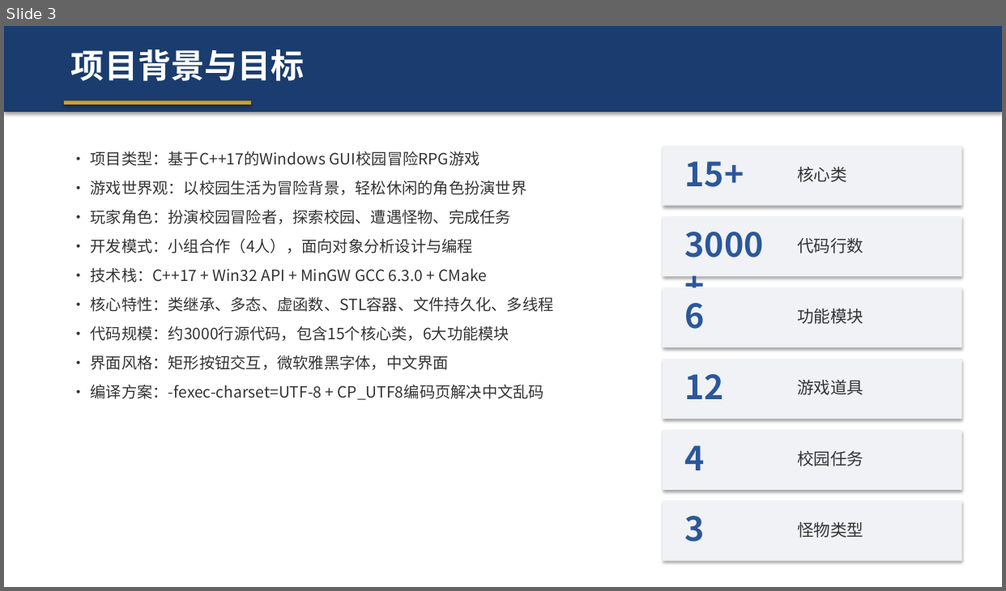
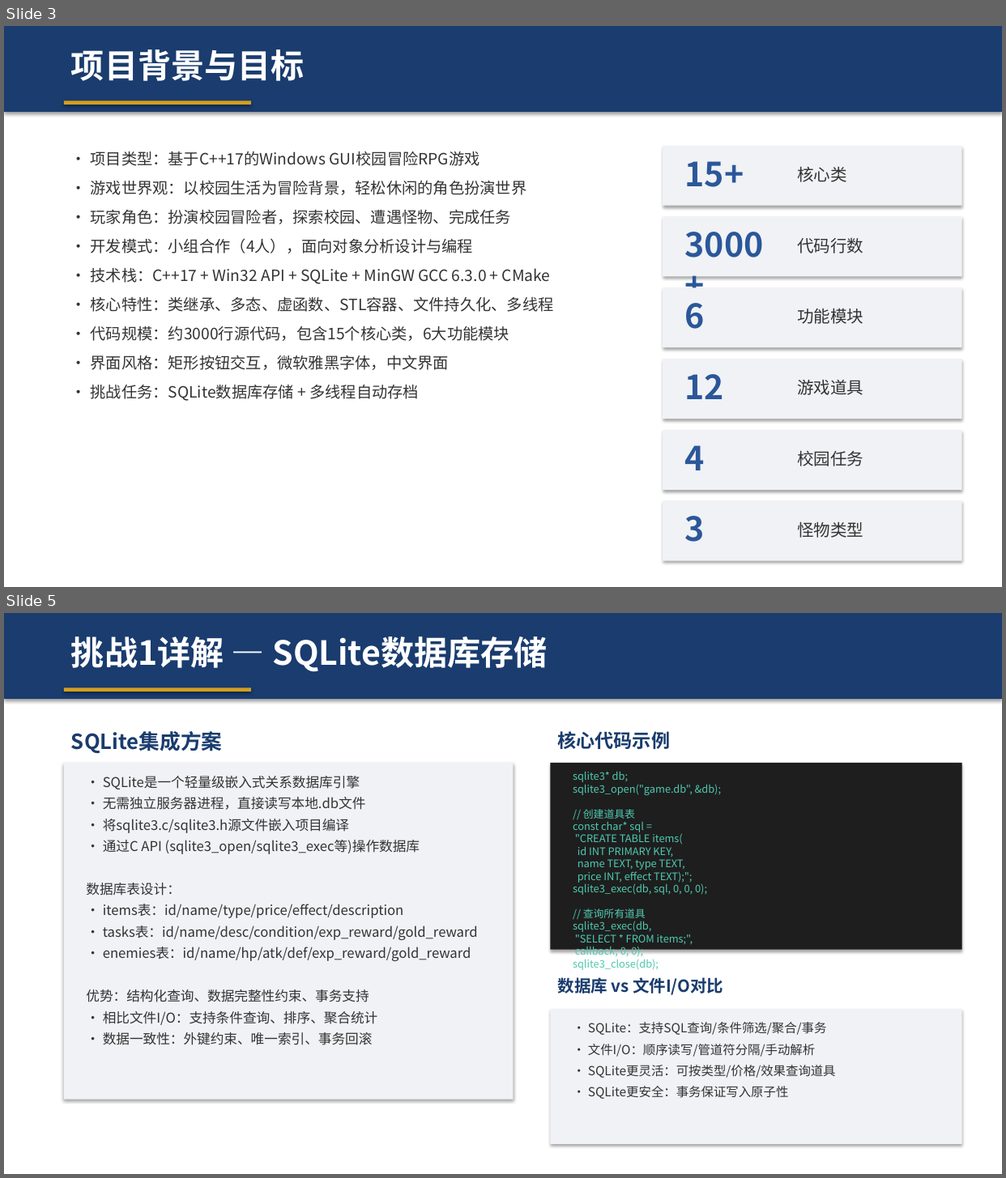
Before and after one commit to wechi123/-, a slide deck: build/校园RPG冒险游戏_汇报.pptx. Shown one above the other, each under a label of ours: slide 3 before the commit, slides 3 and 5 after it; the slides between them are not shown. The pictures are 1006x591 and 1006x1178 pixels, drawn with LibreOffice and Linux fonts; fonts in the diff are those of the drawing. Boxes give left, top, right and bottom in pixels: in the first picture for what was removed or moved away, otherwise in the second. Text is boxed around its words. In the diff, an @@ line names an element or a change of style, - is before the commit and + after.

```diff
--- a/build/校园RPG冒险游戏_汇报.pptx
+++ b/build/校园RPG冒险游戏_汇报.pptx
@@ slide 5 added at [4,613,1002,1174], background #FFFFFF @@
@@ rectangle added at [4,613,1002,699], fill #1A3C6E @@
@@ text added at [71,636,548,672], 32 pt, text #FFFFFF, bold @@
+挑战1详解 — SQLite数据库存储
@@ rectangle added at [64,688,251,692], fill #D4A01F @@
@@ text added at [71,731,223,753], 20 pt, text #1A3C6E, bold @@
+SQLite集成方案
@@ text added at [558,731,671,749], 18 pt, text #1A3C6E, bold @@
+核心代码示例
@@ rectangle added at [64,763,513,1100], fill #F0F2F5 @@
@@ text added at [86,776,478,1046], 13 pt, text #333333 @@
+• SQLite是一个轻量级嵌入式关系数据库引擎
+• 无需独立服务器进程，直接读写本地.db文件
+• 将sqlite3.c/sqlite3.h源文件嵌入项目编译
+• 通过C API (sqlite3_open/sqlite3_exec等)操作数据库
+数据库表设计：
+• items表：id/name/type/price/effect/description
+• tasks表：id/name/desc/condition/exp_reward/gold_reward
+• enemies表：id/name/hp/atk/def/exp_reward/gold_reward
+优势：结构化查询、数据完整性约束、事务支持
+• 相比文件I/O：支持条件查询、排序、聚合统计
+• 数据一致性：外键约束、唯一索引、事务回滚
@@ rectangle added at [551,763,962,950], fill #1E1E1E @@
@@ text added at [573,772,721,970], 10 pt, text #4EC9B0 @@
+sqlite3* db;
+sqlite3_open("game.db", &db);
+// 创建道具表
+const char* sql =
+"CREATE TABLE items(
+id INT PRIMARY KEY,
+name TEXT, type TEXT,
+price INT, effect TEXT);";
+sqlite3_exec(db, sql, 0, 0, 0);
+// 查询所有道具
+sqlite3_exec(db,
+"SELECT * FROM items;",
+callback, 0, 0);
+sqlite3_close(db);
@@ text added at [558,976,723,997], 16 pt, text #1A3C6E, bold @@
+数据库 vs 文件I/O对比
@@ rectangle added at [551,1010,962,1144], fill #F0F2F5 @@
@@ text added at [588,1022,836,1099], 12 pt, text #333333 @@
+• SQLite：支持SQL查询/条件筛选/聚合/事务
+• 文件I/O：顺序读写/管道符分隔/手动解析
+• SQLite更灵活：可按类型/价格/效果查询道具
+• SQLite更安全：事务保证写入原子性
@@ slide 3 changed as well @@
@@ text at [91,268,551,284]: text changed @@
-• 技术栈：C++17 + Win32 API + MinGW GCC 6.3.0 + CMake
+• 技术栈：C++17 + Win32 API + SQLite + MinGW GCC 6.3.0 + CMake
@@ text at [91,385,420,401]: text changed @@
-• 编译方案：-fexec-charset=UTF-8 + CP_UTF8编码页解决中文乱码
+• 挑战任务：SQLite数据库存储 + 多线程自动存档
```
Also in this commit, not shown: 10 other slides changed, 4 other slides added, 7 slides removed, 24 other files.
